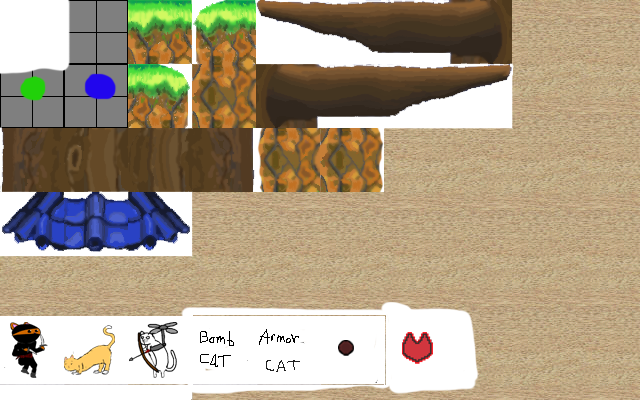
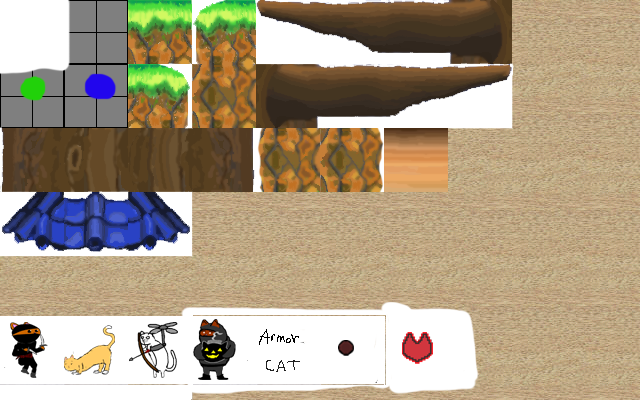
Comparing the layer stacks of the two 640px x 400px images. Changes:
painted on "Layer 2" over bbox(193, 128, 448, 378)
moved "Layer 1" above "Layer 0", painted on it over bbox(193, 128, 448, 380)
renamed "Layer 3" to "Layer 0", painted on it over bbox(193, 128, 448, 380)
